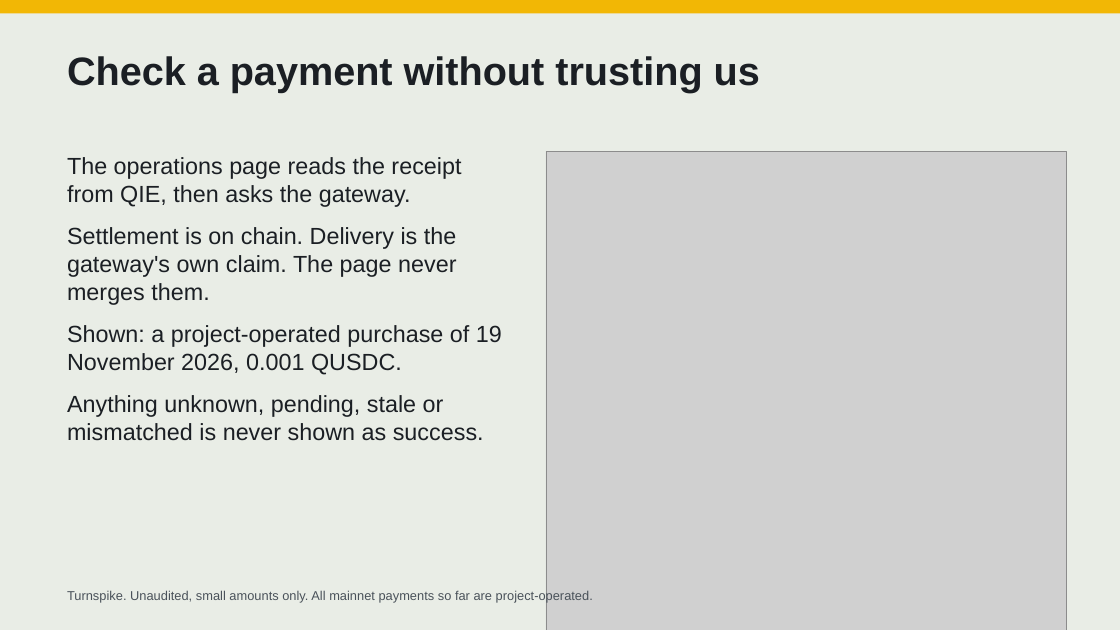
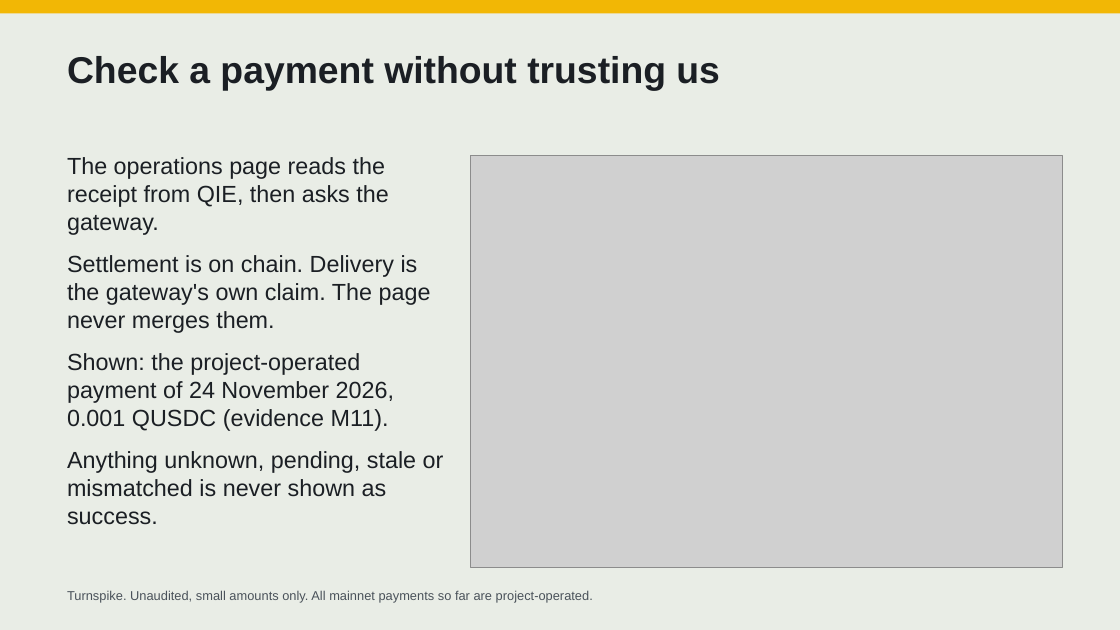
Before and after one commit to ometere123/Turnspike, a slide deck: slide 5 of docs/submission/presentation/Turnspike-presentation.pptx. Drawn at 1120x630 pixels with LibreOffice and Linux fonts; fonts in the diff are those of the drawing; grey boxes stand for pictures. Boxes give left, top, right and bottom in pixels: in the first picture for what was removed or moved away, otherwise in the second. Text is boxed around its words. In the diff, an @@ line names an element or a change of style, - is before the commit and + after.

Commit message:
Pre-submission pass: cutover import fix and rehearsal, evidence page M10 and M11, slides, video and submission documents

```diff
--- a/docs/submission/presentation/Turnspike-presentation.pptx
+++ b/docs/submission/presentation/Turnspike-presentation.pptx
@@ text "Check a payment without trusting ..." at (67, 56, 720, 91): size 34 to 32 pt @@
@@ picture: place and size @@
-picture at (546, 151, 1067, 630)
+picture at (471, 155, 1062, 567)
@@ text at (67, 353, 394, 431): text changed @@
-Shown: a project-operated purchase of 19 November 2026, 0.001 QUSDC.
+Shown: the project-operated payment of 24 November 2026, 0.001 QUSDC (evidence M11).
```
Also in this commit, not shown: 7 other slides changed, 1 slide added, 35 other files.
